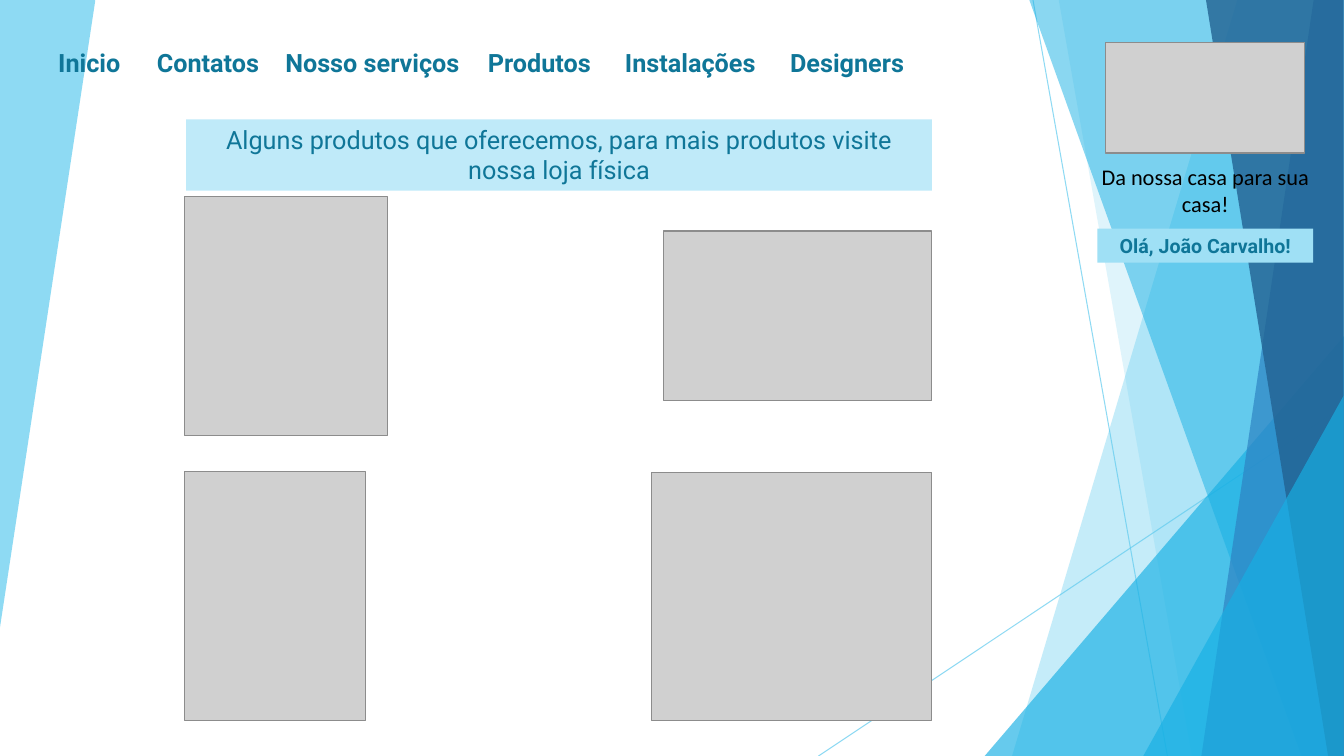
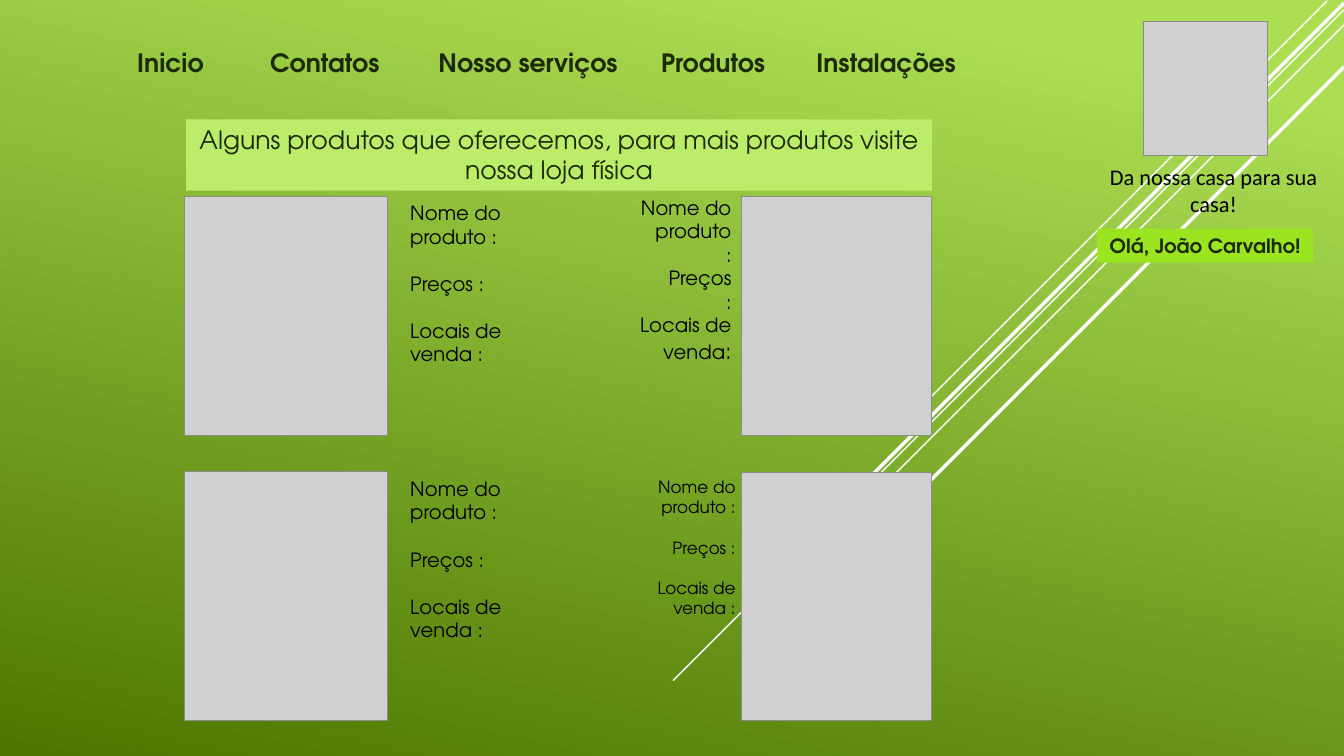
Before and after one commit to JVictor94/projeto, a slide deck: slide 12 of Projeto Automação Prototipo.pptx. Drawn at 1344x756 pixels with LibreOffice and Linux fonts; fonts in the diff are those of the drawing; grey boxes stand for pictures. Boxes give left, top, right and bottom in pixels: in the first picture for what was removed or moved away, otherwise in the second. Text is boxed around its words. In the diff, an @@ line names an element or a change of style, - is before the commit and + after.

```diff
--- a/Projeto Automação Prototipo.pptx
+++ b/Projeto Automação Prototipo.pptx
@@ background #FFFFFF to gradient #ACDF55 to #4C7800 @@
@@ line added from (1344, 10) to (674, 681), #FFFFFF 1 pt @@
@@ line added from (1344, 25) to (798, 572), #FFFFFF 1 pt @@
@@ line added from (1344, 4) to (809, 538), #FFFFFF 2.5 pt @@
@@ line added from (1327, 1) to (907, 421), #FFFFFF 1 pt @@
@@ picture resized from (x1=1106, y1=42, x2=1306, y2=153) to (x1=1143, y1=21, x2=1267, y2=155) @@
@@ text "Inicio" moved from (x1=58, y1=49, x2=120, y2=78) to (x1=137, y1=52, x2=203, y2=73) @@
@@ text "Contatos" moved from (x1=157, y1=54, x2=259, y2=73) to (x1=270, y1=53, x2=379, y2=73) @@
@@ text "Nosso serviços" moved from (x1=285, y1=53, x2=460, y2=78) to (x1=438, y1=52, x2=618, y2=79) @@
@@ font Roboto to TeX Gyre Adventor, text colour #0F7698 to #1C2A05 in 5 elements at (x1=137, y1=52, x2=203, y2=73), (x1=270, y1=53, x2=379, y2=73), (x1=438, y1=52, x2=618, y2=79), (x1=816, y1=52, x2=956, y2=79), (x1=661, y1=53, x2=765, y2=73) @@
@@ text "Produtos" moved from (x1=488, y1=53, x2=591, y2=73) to (x1=661, y1=53, x2=765, y2=73) @@
@@ text removed at (x1=790, y1=53, x2=904, y2=78) @@
-Designers
@@ text "Instalações" moved from (x1=625, y1=53, x2=755, y2=78) to (x1=816, y1=52, x2=956, y2=79) @@
@@ line added from (1344, 68) to (865, 546), #FFFFFF 2.5 pt @@
@@ rectangle "Alguns produtos que oferecemos, para ..." at (x1=187, y1=119, x2=933, y2=191): font Roboto to TeX Gyre Adventor, text colour #0F7698 to #1C2A05; fill #BFEAF9 to #BCED6A @@
@@ text "Da nossa casa para sua ..." rewrapped from (x1=1102, y1=167, x2=1309, y2=212) to (x1=1110, y1=166, x2=1317, y2=218) @@
@@ text added at (x1=410, y1=205, x2=500, y2=296), 14 pt, text #000000 @@
+Nome do produto :
+Preços :
+Locais de venda :
@@ text added at (x1=640, y1=200, x2=732, y2=360), 14 pt, text #000000 @@
+Nome do produto
+:
+Preços
+:
+Locais de venda:
@@ picture resized from (x1=663, y1=231, x2=932, y2=401) to (x1=741, y1=196, x2=932, y2=436) @@
@@ rectangle "Olá, João Carvalho!" at (x1=1098, y1=229, x2=1314, y2=263): font Roboto to TeX Gyre Adventor, text colour #0F7698 to #1C2A05; fill #9FE0F5 to #9AE420 @@
@@ group removed at (x1=0, y1=0, x2=1344, y2=756): 6 freeform shapes, 2 lines, 2 triangles @@
@@ picture resized from (x1=185, y1=472, x2=366, y2=721) to (x1=185, y1=472, x2=387, y2=721) @@
@@ picture resized from (x1=651, y1=472, x2=933, y2=720) to (x1=741, y1=472, x2=932, y2=720) @@
@@ text added at (x1=410, y1=481, x2=501, y2=637), 14 pt, text #000000 @@
+Nome do produto :
+Preços :
+Locais de venda :
@@ text added at (x1=658, y1=480, x2=735, y2=614), 12 pt, text #000000 @@
+Nome do produto :
+Preços :
+Locais de venda :
```
Also in this commit, not shown: 13 other slides changed, 9 slides added, 1 slide removed, 7 other files.
